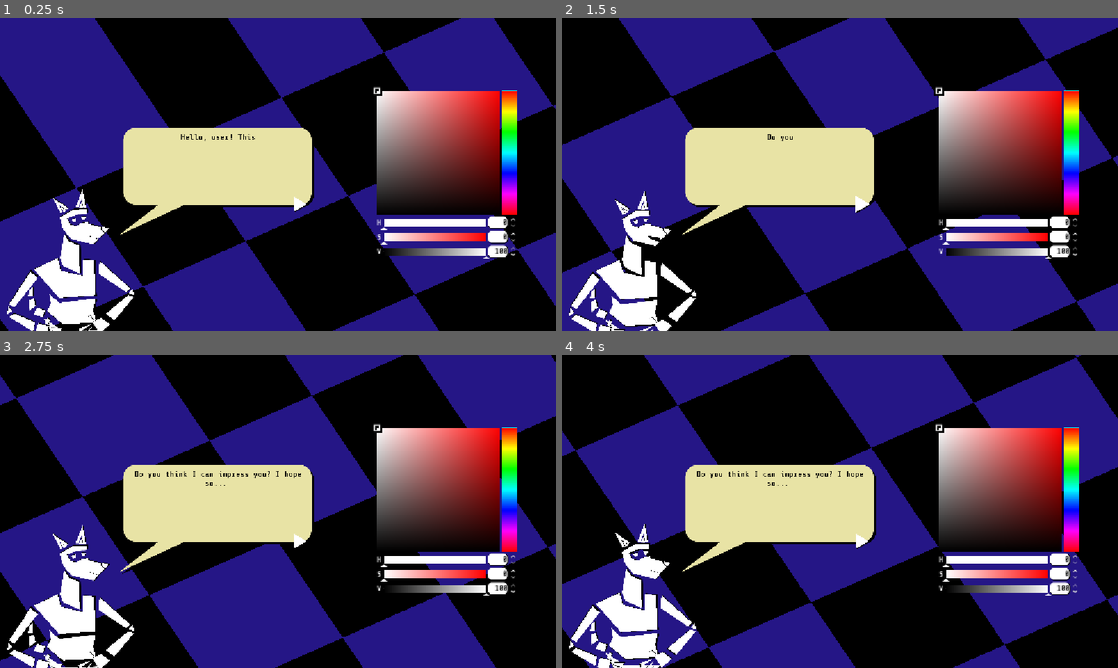
Above: before the commit, frames 1-4 (two rows, left to right).
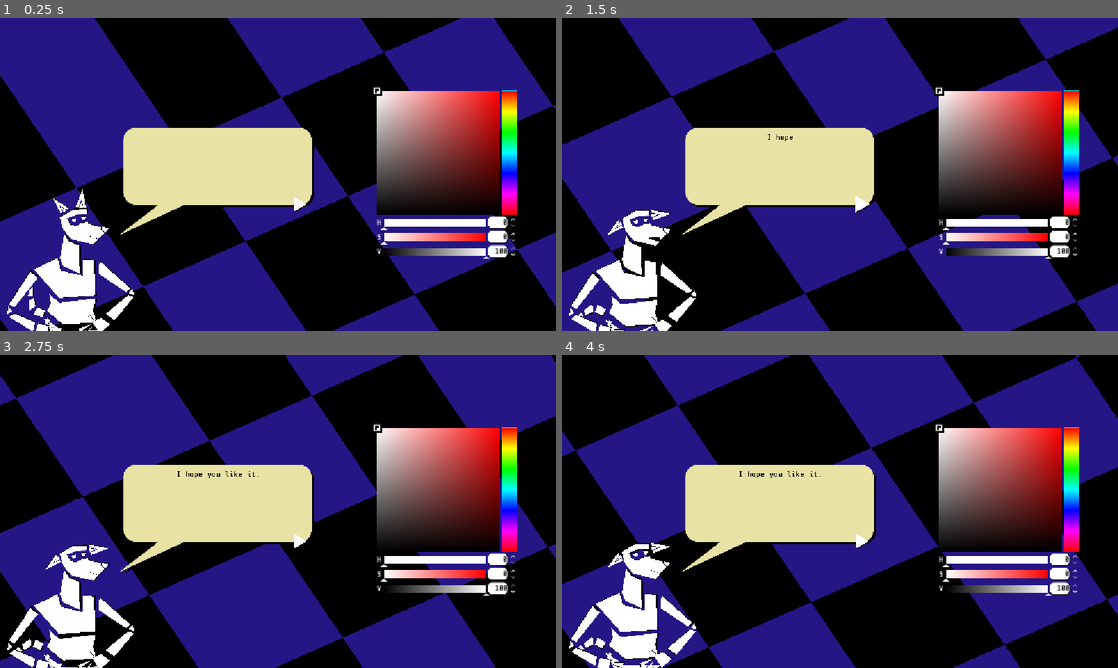
Above: after the commit, the same moments.

Repository: AlejandroCiuba/color-picker-game
Game: Godot game, scene res://scenes/levels/test.tscn
Two runs of this game, one before a commit and one after it. Both use one fixed random seed, a clock stepped at 60 frames per second and the inputs below. The project has no main scene, so this scene is started directly.
Inputs (mouse positions are in pixels of both pictures, inside the frame that each line leads up to):
- Up to frame 1 (0.25 s): no input
- Up to frame 2 (1.5 s): click (862, 205) at 0.5 s; click (862, 205) at 1.25 s
- Up to frame 3 (2.75 s): move the mouse to (400, 495) at 2.02 s; hold Right (ui_right) from 2.03 s (still down)
- Up to frame 4 (4 s): move the mouse to (728, 527) at 2.77 s; release Right (ui_right) at 2.78 s; hold Left (ui_left) 2.78-3.53 s; move the mouse to (895, 442) at 3.52 s; hold Right (ui_right) from 3.53 s (still down)

The runs differ from the first frame. In frame 1, less than 0.1% of the frame differs, in the area x 32-46%, y 37-40%; in frame 2, 0.5%; in frame 3, 0.6%, in the area x 2-55%, y 37-96%; in frame 4, 0.6%.

Commit message:
Updated dialog system to have callback lines played by the dialog manager

Diff:
--- a/globals/dialog_manager.gd
+++ b/globals/dialog_manager.gd
@@ -7,12 +7,12 @@
 signal script_started(script: String)
 signal dialog_triggered(dialog: Dialog)
 
+const _DIALOGMANAGER = "DIALOGMANAGER"
 const _JSON_FOLDER: StringName = "res://assets/json"
 
 var _current_scene: Node = null
 var _current_script: String = ""
 var _current_dialog_json: Array = []
-var _actors: Dictionary[String, Variant]
 var _dialogs: Dictionary[String, DialogDisplay]
 
 
@@ -20,17 +20,22 @@
 	_dialogs.clear()
 
 
-func reset_scene() -> void:
-	_actors.clear()
-
-
-func start_script_in_scene(script: String, scene: Node, begin: bool = false) -> void:
+func start_script_in_scene(script: String, scene: Node,
+connect_manager: bool = false, begin: bool = false) -> void:
 
 	connect_scene(scene)
 	start_script(script)
 
+	if connect_manager:
+		connect_dialog_manager()
+
 	if begin:
 		line(0)
+
+
+## Used if there are callbacks without a dialog
+func connect_dialog_manager() -> void:
+	dialog_triggered.connect(_on_dialog_manager_play)
 
 
 ## Dialog displays connect via this function on their own
@@ -42,8 +47,6 @@
 ## The main scene connects actors required by the dialog displays
 func connect_scene(scene: Node) -> void:
 	_current_scene = scene
-	#for actor in _current_scene._get_property_list():
-		#_actors[actor["name"]] = scene.get(actor["name"])
 
 
 ## The dialog will use its given actors and dialog to start a script
@@ -80,19 +83,38 @@
 	for callback in json["callbacks"]:
 
 		var comps: PackedStringArray = callback["callback"].split(".")
-		if _current_scene.get(comps[0]) == null:
-			push_error("Current scene %s does not have property %s" % [_current_scene.name, comps[0]])
 
-		elif _current_scene.get(comps[0]) is not Node:
-			push_error("Property %s is not a Node type" % [comps[0]])
+		var custom: Callable
+		if comps[0] != "scene":
 
-		if not _current_scene.get(comps[0]).has_method(comps[1]):
-			push_error("Actor %s does not have method %s" % [comps[0], comps[1]])
-			return
+			if _current_scene.get(comps[0]) == null:
+				push_error("Current scene %s does not have property %s" % [_current_scene.name, comps[0]])
 
-		var custom: Callable = func(): _current_scene.get(comps[0]).callv(comps[1], callback["args"])
+			elif _current_scene.get(comps[0]) is not Node:
+				push_error("Property %s is not a Node type" % [comps[0]])
+
+			if not _current_scene.get(comps[0]).has_method(comps[1]):
+				push_error("Actor %s does not have method %s" % [comps[0], comps[1]])
+				return
+
+			custom = func(): _current_scene.get(comps[0]).callv(comps[1], callback["args"])
+
+		else:
+			custom = func(): _current_scene.callv(comps[1], callback["args"])
 		callbacks.append(custom)
 
 	var with_callbacks: Dictionary = json.duplicate()
 	with_callbacks["callbacks"] = callbacks
+
+	if not with_callbacks.has("dialog_id"):
+		with_callbacks["dialog_id"] = _DIALOGMANAGER
+		with_callbacks["text"] = ""
+
 	return Dialog.from_dictionary(with_callbacks)
+
+
+func _on_dialog_manager_play(dialog: Dialog) -> void:
+
+	if dialog.dialog_id == _DIALOGMANAGER:
+		for callback in dialog.callbacks:
+			callback.call()
--- a/scenes/ents/dialog_display.gd
+++ b/scenes/ents/dialog_display.gd
@@ -6,6 +6,10 @@
 
 @onready var dialog_id: String = dialog_box.dialog_id
 @onready var current_line: int = 0
+
+
+func next_line() -> void:
+	DialogManager.line(current_line)
 
 
 ## Perform the callbacks, then display text
--- a/scenes/ui/overlays/dialog_box.gd
+++ b/scenes/ui/overlays/dialog_box.gd
@@ -5,6 +5,7 @@
 @export var _word_time: float = 0.1
 
 @onready var dialog: RichTextLabel = %RichTextLabel
+@onready var dialog_display: DialogDisplay = %DialogDisplay
 
 
 func write(text: String) -> void:
--- a/scenes/ui/overlays/dialog_box.tscn
+++ b/scenes/ui/overlays/dialog_box.tscn
@@ -97,6 +97,7 @@
 metadata/_custom_type_script = "uid://bdbx7ly51ouji"
 
 [node name="DialogDisplay" parent="." unique_id=537772336 node_paths=PackedStringArray("dialog_box", "next_button") instance=ExtResource("6_q4f1m")]
+unique_name_in_owner = true
 dialog_box = NodePath("..")
 next_button = NodePath("../NinePatchRect/MarginContainer2/NextButton")
 
--- a/tools/dialog_parser.gd
+++ b/tools/dialog_parser.gd
@@ -2,7 +2,7 @@
 extends EditorScript
 
 var name_regex: RegEx = RegEx.create_from_string(r"^(?<dialog_id>\w+)")
-var callback_regex: RegEx = RegEx.create_from_string(r"\[(?<callbacks>.+)\]:")
+var callback_regex: RegEx = RegEx.create_from_string(r"\[(?<callbacks>.+)\](?::|$)")
 var methods_regex: RegEx = RegEx.create_from_string(r"(?<method>[a-zA-Z][\w_]+\.[a-zA-Z][\w_]+(?:\([^\(\)]*\))?)")
 var args_regex: RegEx = RegEx.create_from_string(r"\((?<args>.+)\)")
 var text_regex: RegEx = RegEx.create_from_string(r":\s(?<text>.+)$")
@@ -47,14 +47,16 @@
 	if line.is_empty():
 		return {}
 
-	#print_debug(name_regex.search(line).get_string("dialog_id"))
-	#print_debug(callback_regex.search(line).get_string("callbacks"))
-	#print_debug(text_regex.search(line).get_string("text"))
-
 	var json: Dictionary = {}
-	json["dialog_id"] = name_regex.search(line).get_string("dialog_id")
-	json["text"] = text_regex.search(line).get_string("text")
-	json["callbacks"] = _parse_callbacks(callback_regex.search(line).get_string("callbacks"))
+	if name_regex.search(line):
+		print_debug(name_regex.search(line).get_string("dialog_id"))
+		json["dialog_id"] = name_regex.search(line).get_string("dialog_id")
+	if text_regex.search(line):
+		print_debug(text_regex.search(line).get_string("text"))
+		json["text"] = text_regex.search(line).get_string("text")
+	if callback_regex.search(line):
+		print_debug(callback_regex.search(line).get_string("callbacks"))
+		json["callbacks"] = _parse_callbacks(callback_regex.search(line).get_string("callbacks"))
 
 	return json
 
